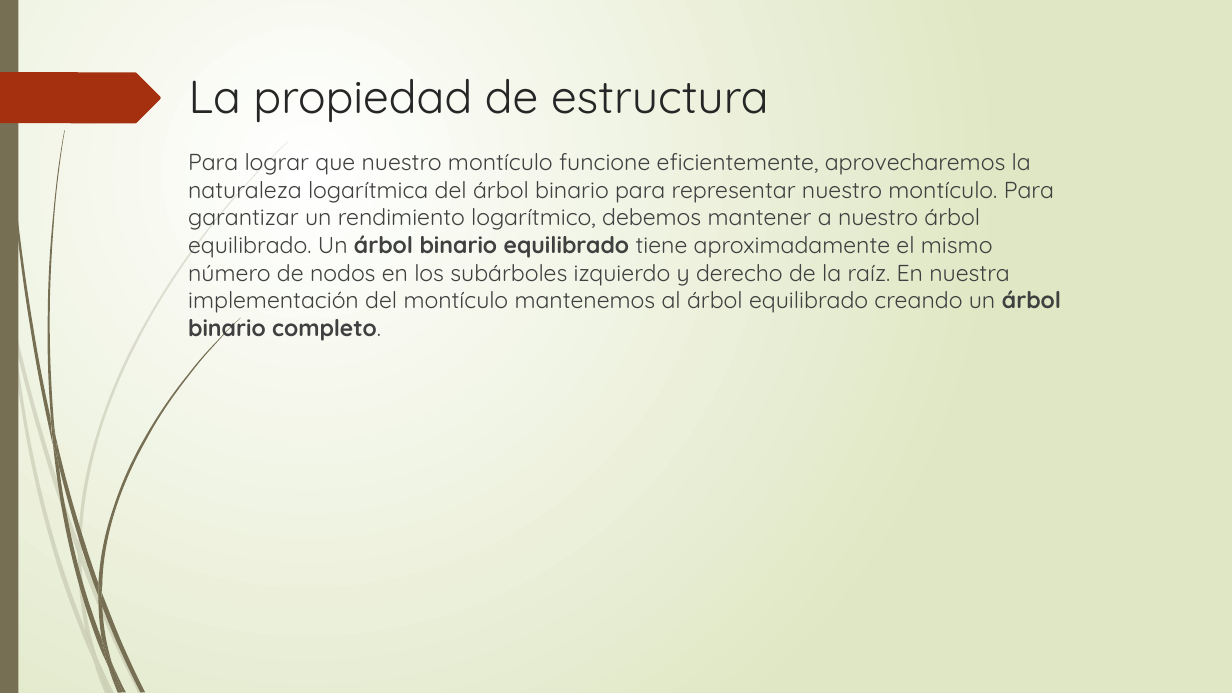
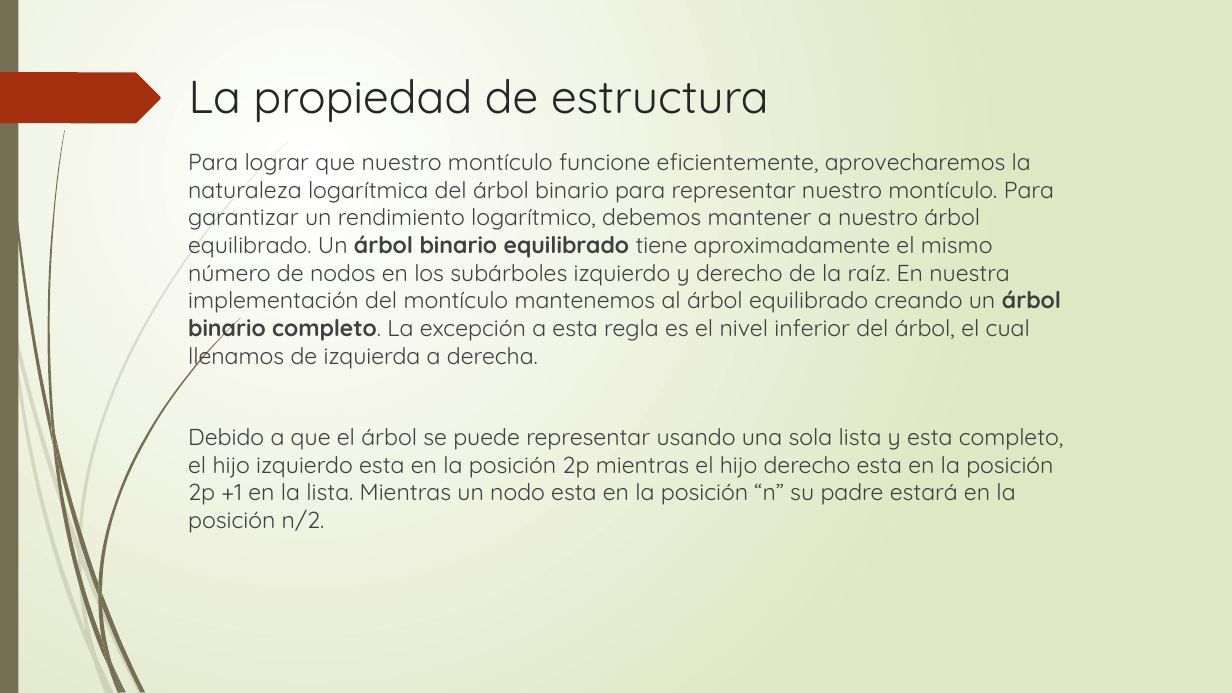
Before and after one commit to Sdann26/Estructura-de-Datos, a slide deck: slide 3 of Proyecto/Montículo Binario.pptx. Drawn at 1232x693 pixels with LibreOffice and Linux fonts; fonts in the diff are those of the drawing. Boxes give left, top, right and bottom in pixels: in the first picture for what was removed or moved away, otherwise in the second. Text is boxed around its words. In the diff, an @@ line names an element or a change of style, - is before the commit and + after.

```diff
--- a/Proyecto/Montículo Binario.pptx
+++ b/Proyecto/Montículo Binario.pptx
@@ text at (x1=188, y1=153, x2=1063, y2=533): text changed @@
-Para lograr que nuestro montículo funcione eficientemente, aprovecharemos la naturaleza logarítmica del árbol binario para representar nuestro montículo. Para garantizar un rendimiento logarítmico, debemos mantener a nuestro árbol equilibrado. Un árbol binario equilibrado tiene aproximadamente el mismo número de nodos en los subárboles izquierdo y derecho de la raíz. En nuestra implementación del montículo mantenemos al árbol equilibrado creando un árbol binario completo.
+Para lograr que nuestro montículo funcione eficientemente, aprovecharemos la naturaleza logarítmica del árbol binario para representar nuestro montículo. Para garantizar un rendimiento logarítmico, debemos mantener a nuestro árbol equilibrado. Un árbol binario equilibrado tiene aproximadamente el mismo número de nodos en los subárboles izquierdo y derecho de la raíz. En nuestra implementación del montículo mantenemos al árbol equilibrado creando un árbol binario completo. La excepción a esta regla es el nivel inferior del árbol, el cual llenamos de izquierda a derecha.
+Debido a que el árbol se puede representar usando una sola lista y esta completo, el hijo izquierdo esta en la posición 2p mientras el hijo derecho esta en la posición 2p +1 en la lista. Mientras un nodo esta en la posición “n” su padre estará en la posición n/2.
```
Also in this commit, not shown: 1 slide added, 1 other file.
